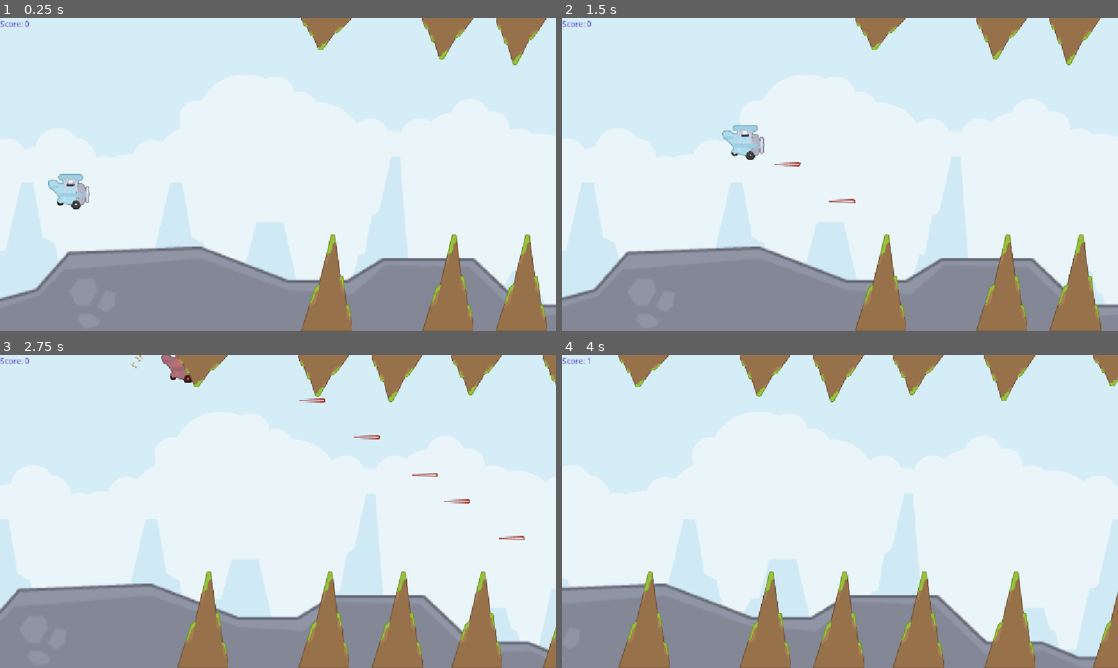
Above: before the commit, frames 1-4 (two rows, left to right).
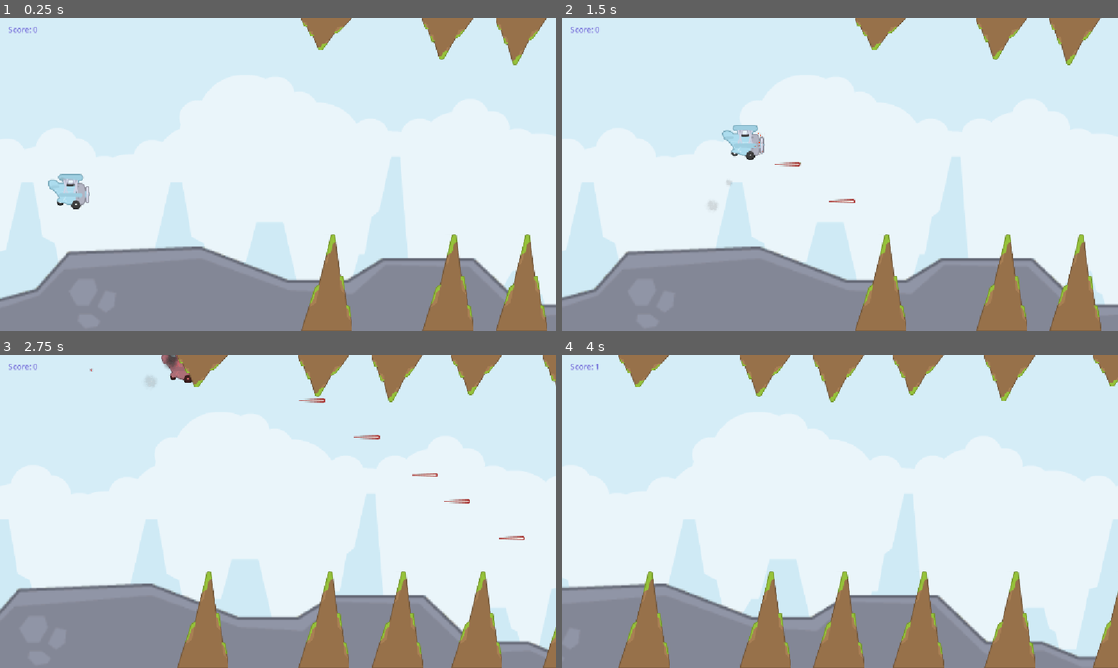
Above: after the commit, the same moments.

Repository: sabasayer/Flappy-Chopper
Game: Godot game, scene res://scenes/level-scene.tscn
Two runs of this game, one before a commit and one after it. Both use one fixed random seed, a clock stepped at 60 frames per second and the inputs below.
Inputs:
- Up to frame 1 (0.25 s): no input
- Up to frame 2 (1.5 s): tap Space (jump) at 0.6, 0.77, 1.07, 1.35 s
- Up to frame 3 (2.75 s): tap Space (jump) at 1.52, 1.82, 2.1 s
- Up to frame 4 (4 s): tap Space (jump) at 2.85, 3.02, 3.32, 3.6, 3.77 s

The runs differ from the first frame. In frame 1, 0.1% of the frame differs, in the area x 0-12%, y 0-52%; in frame 2, 0.2%; in frame 3, 0.3%, in the area x 0-33%, y 0-10%; in frame 4, 0.1%.

Commit message:
feat: animations

Diff:
--- a/scenes/bullet_scene.gd
+++ b/scenes/bullet_scene.gd
@@ -7,13 +7,20 @@
 
 func _physics_process(delta: float) -> void:
 	position.x += speed * delta
+	if _is_offscreen():
+		queue_free()
+
+
+func _is_offscreen() -> bool:
+	var camera := get_viewport().get_camera_2d()
+	if camera == null:
+		return false
+	var half_width := get_viewport().get_visible_rect().size.x / 2.0
+	var margin := 64.0
+	var right_edge := camera.get_screen_center_position().x + half_width + margin
+	return global_position.x > right_edge
 
 
 func _on_area_entered(area: Area2D) -> void:
 	HealthUtils.trigger_take_damege_on_health_component(area,self,damage)
-
 	queue_free()
-
-
-func _on_visible_on_screen_notifier_2d_screen_exited() -> void:
-	queue_free()
--- a/scenes/bullet_scene.tscn
+++ b/scenes/bullet_scene.tscn
@@ -20,10 +20,4 @@
 region_enabled = true
 region_rect = Rect2(858, 230, 9, 54)
 
-[node name="VisibleOnScreenNotifier2D" type="VisibleOnScreenNotifier2D" parent="." unique_id=1061055296]
-visible = false
-position = Vector2(-7, -1)
-rect = Rect2(-20, -5, 54, 13)
-
 [connection signal="area_entered" from="." to="." method="_on_area_entered"]
-[connection signal="screen_exited" from="VisibleOnScreenNotifier2D" to="." method="_on_visible_on_screen_notifier_2d_screen_exited"]
--- a/scenes/enemy-scene.tscn
+++ b/scenes/enemy-scene.tscn
@@ -3,6 +3,7 @@
 [ext_resource type="Script" uid="uid://dxywraejjnirw" path="res://scenes/enemy_scene.gd" id="1_1cvog"]
 [ext_resource type="Texture2D" uid="uid://knahiknjdmi2" path="res://assets/shooter_sheet.png" id="2_ll33l"]
 [ext_resource type="Script" uid="uid://ch7brteh48svk" path="res://scenes/health-component.gd" id="3_ycel5"]
+[ext_resource type="PackedScene" uid="uid://qkf2k7lx1ma0" path="res://scenes/hurt_spark_particles.tscn" id="4_ycel5"]
 
 [sub_resource type="CircleShape2D" id="CircleShape2D_pb3lf"]
 radius = 47.042534
@@ -46,6 +47,7 @@
 }
 
 [node name="Enemy" type="Node2D" unique_id=2084074567]
+scale = Vector2(0.8, 0.8)
 script = ExtResource("1_1cvog")
 
 [node name="VisualContainer" type="Area2D" parent="." unique_id=722797814]
@@ -61,11 +63,15 @@
 
 [node name="HealthComponent" type="Node" parent="VisualContainer" unique_id=1207080262]
 script = ExtResource("3_ycel5")
+max_health = 2
 metadata/_custom_type_script = "uid://ch7brteh48svk"
+
+[node name="HurtSparkParticles" parent="VisualContainer" unique_id=1722693723 instance=ExtResource("4_ycel5")]
 
 [node name="AnimationPlayer" type="AnimationPlayer" parent="." unique_id=536510657]
 libraries/ = SubResource("AnimationLibrary_pb3lf")
 autoplay = &"idle"
 
 [connection signal="body_entered" from="VisualContainer" to="." method="_on_visual_container_body_entered"]
+[connection signal="damaged" from="VisualContainer/HealthComponent" to="." method="_on_health_component_damaged"]
 [connection signal="died" from="VisualContainer/HealthComponent" to="." method="_on_health_component_died"]
--- a/scenes/enemy_scene.gd
+++ b/scenes/enemy_scene.gd
@@ -2,6 +2,8 @@
 
 @export var damage: int = 1
 @export var kill_score: int = 1
+@onready var hurt_spark_particles: HurtSparkParticle = $VisualContainer/HurtSparkParticles
+@onready var sprite_2d: Sprite2D = $VisualContainer/Sprite2D
 
 func _on_health_component_died() -> void:
 	GameManager.add_score(kill_score)
@@ -13,3 +15,18 @@
 
 func _on_visual_container_body_entered(body: Node2D) -> void:
 	HealthUtils.trigger_take_damege_on_health_component(body, self, damage)
+
+func flash_animation():
+	sprite_2d.modulate = Color.RED
+	var tween = get_tree().create_tween()
+	tween.tween_property(sprite_2d,"modulate",Color.WHITE,0.5).set_trans(Tween.TRANS_SINE)
+
+func squash_animation():
+	sprite_2d.scale = Vector2(0.9, 1)
+	var tween = get_tree().create_tween()
+	tween.tween_property(sprite_2d,"scale",Vector2.ONE,0.5).set_trans(Tween.TRANS_SINE)
+
+func _on_health_component_damaged(hit_info: HitInfo) -> void:
+	hurt_spark_particles.run_hurt_particles(hit_info)
+	flash_animation()
+	squash_animation()
--- /dev/null
+++ b/scenes/hurt_spark_particles.gd
@@ -0,0 +1,9 @@
+class_name HurtSparkParticle extends GPUParticles2D
+
+func run_hurt_particles(hit_info:HitInfo):
+	var particle_material = (process_material as ParticleProcessMaterial)
+	particle_material.direction = Vector3(hit_info.direction.x, hit_info.direction.y, 0)
+	const offset = 10
+	particle_material.emission_shape_offset = Vector3(hit_info.direction.x * offset, hit_info.direction.y * offset, 0)
+	restart()
+	emitting = true
--- /dev/null
+++ b/scenes/hurt_spark_particles.tscn
@@ -0,0 +1,27 @@
+[gd_scene format=3 uid="uid://qkf2k7lx1ma0"]
+
+[ext_resource type="Texture2D" uid="uid://dwssyttjx3egd" path="res://assets/star_08.png" id="1_kylcq"]
+[ext_resource type="Script" uid="uid://bdmjc776gx642" path="res://scenes/hurt_spark_particles.gd" id="2_duxjy"]
+
+[sub_resource type="ParticleProcessMaterial" id="ParticleProcessMaterial_tuyoq"]
+lifetime_randomness = 0.17
+particle_flag_disable_z = true
+emission_shape_offset = Vector3(-10, 0, 0)
+direction = Vector3(-1, 0, 0)
+spread = 45.986
+initial_velocity_min = 455.16998
+initial_velocity_max = 537.93
+gravity = Vector3(0, 98, 0)
+scale_min = 0.049999997
+scale_max = 0.049999997
+
+[node name="HurtSparkParticles" type="GPUParticles2D" unique_id=1722693723]
+modulate = Color(1, 0, 0, 1)
+emitting = false
+amount = 10
+texture = ExtResource("1_kylcq")
+lifetime = 0.3
+one_shot = true
+explosiveness = 1.0
+process_material = SubResource("ParticleProcessMaterial_tuyoq")
+script = ExtResource("2_duxjy")
--- a/scenes/player.gd
+++ b/scenes/player.gd
@@ -19,12 +19,16 @@
 @onready var bullet_spawn: Marker2D = $BulletSpawn
 @onready var collision_shape_2d: CollisionShape2D = $CollisionShape2D
 @onready var animated_sprite_2d: AnimatedSprite2D = $AnimatedSprite2D
-@onready var hurt_particles: GPUParticles2D = $HurtParticles
+@onready var hurt_spark_particles: HurtSparkParticle = $HurtSparkParticles
+@onready var hurt_smoke_particles: GPUParticles2D = $HurtSmokeParticles
+@onready var shoot_particles: GPUParticles2D = $BulletSpawn/ShootParticle
 
 var player_state:PLAYER_STATE = PLAYER_STATE.Idle
 
 func _ready() -> void:
 	assert(bullet_scene != null, "Bullet scene should be assigned")
+	var shoot_material := shoot_particles.process_material as ShaderMaterial
+	shoot_material.set_shader_parameter("particle_count", shoot_particles.amount)
 
 func _physics_process(delta: float) -> void:
 	# Add the gravity.
@@ -45,8 +49,14 @@
 
 	var bullet_instance := bullet_scene.instantiate() as Bullet
 	bullet_instance.speed = bullet_speed
+	get_tree().current_scene.add_child(bullet_instance)
 	bullet_instance.global_position = bullet_spawn.global_position
-	get_tree().current_scene.add_child(bullet_instance)
+	run_shoot_particles()
+	camera.shake(0.2)
+
+func run_shoot_particles() -> void:
+	shoot_particles.restart()
+	shoot_particles.emitting = true
 
 func get_size():
 	return (collision_shape_2d.shape as RectangleShape2D).size
@@ -67,10 +77,11 @@
 
 # use the hit info to set the particle material direction to opposite of the
 func run_hurt_particles(hit_info:HitInfo):
-	var particle_material = (hurt_particles.process_material as ParticleProcessMaterial)
-	particle_material.direction = Vector3(hit_info.direction.x, hit_info.direction.y, 0)
-	hurt_particles.restart()
-	hurt_particles.emitting = true
+	hurt_spark_particles.run_hurt_particles(hit_info)
+
+	await get_tree().create_timer(0.05).timeout
+	hurt_smoke_particles.restart()
+	hurt_smoke_particles.emitting = true
 
 
 func flash_animation():
--- a/scenes/player.tscn
+++ b/scenes/player.tscn
@@ -4,7 +4,11 @@
 [ext_resource type="Texture2D" uid="uid://blp2yyx8mt1jk" path="res://assets/planes.png" id="2_g2els"]
 [ext_resource type="PackedScene" uid="uid://c4rmcqahukd76" path="res://scenes/bullet_scene.tscn" id="2_qhqgy"]
 [ext_resource type="Script" uid="uid://ch7brteh48svk" path="res://scenes/health-component.gd" id="4_dqkch"]
-[ext_resource type="Texture2D" uid="uid://dwssyttjx3egd" path="res://assets/star_08.png" id="5_qlg0r"]
+[ext_resource type="Texture2D" uid="uid://wil41ife5wlm" path="res://assets/smoke_01.png" id="6_tuyoq"]
+[ext_resource type="Texture2D" uid="uid://ct7slprq1libr" path="res://assets/spark_05.png" id="7_fjrip"]
+[ext_resource type="PackedScene" uid="uid://qkf2k7lx1ma0" path="res://scenes/hurt_spark_particles.tscn" id="7_smehm"]
+[ext_resource type="Shader" uid="uid://d4kg7gfcfeqyt" path="res://scenes/shoot_particle.gdshader" id="8_shoot"]
+[ext_resource type="Script" uid="uid://bdmjc776gx642" path="res://scenes/hurt_spark_particles.gd" id="8_ur7pv"]
 
 [sub_resource type="RectangleShape2D" id="RectangleShape2D_3vyb7"]
 size = Vector2(84, 66)
@@ -31,16 +35,56 @@
 "speed": 9.0
 }]
 
-[sub_resource type="ParticleProcessMaterial" id="ParticleProcessMaterial_tuyoq"]
-lifetime_randomness = 0.17
+[sub_resource type="ShaderMaterial" id="ShaderMaterial_shoot"]
+shader = ExtResource("8_shoot")
+shader_parameter/fan_half_angle_deg = 45.0
+shader_parameter/speed = 74.0
+shader_parameter/spawn_half_height = 6.0
+shader_parameter/particle_scale = 0.034000001615
+shader_parameter/particle_count = 4
+shader_parameter/spawn_jitter = 2.5
+shader_parameter/angle_jitter_deg = 14.0
+shader_parameter/speed_jitter = 0.3
+shader_parameter/scale_jitter = 0.25
+
+[sub_resource type="Curve" id="Curve_fjrip"]
+_data = [Vector2(0, 0), 0.0, 0.0, 0, 0, Vector2(1, 1), 0.0, 0.0, 0, 0]
+point_count = 2
+
+[sub_resource type="CurveTexture" id="CurveTexture_smehm"]
+curve = SubResource("Curve_fjrip")
+
+[sub_resource type="ParticleProcessMaterial" id="ParticleProcessMaterial_ur7pv"]
+particle_flag_disable_z = true
+angle_min = 1.0728835e-05
+angle_max = 360.00003
+spread = 180.0
+initial_velocity_min = 58.629997
+initial_velocity_max = 72.42
+gravity = Vector3(0, 0, 0)
+linear_accel_min = 13.0999975
+linear_accel_max = 13.0999975
+scale_min = 0.049999997
+scale_max = 0.099999994
+scale_curve = SubResource("CurveTexture_smehm")
+
+[sub_resource type="Curve" id="Curve_smehm"]
+_data = [Vector2(0, 0), 0.0, 0.0, 0, 0, Vector2(1, 1), 0.0, 0.0, 0, 0]
+point_count = 2
+
+[sub_resource type="CurveTexture" id="CurveTexture_ur7pv"]
+curve = SubResource("Curve_smehm")
+
+[sub_resource type="ParticleProcessMaterial" id="ParticleProcessMaterial_smehm"]
 particle_flag_disable_z = true
 direction = Vector3(-1, 0, 0)
-spread = 45.986
-initial_velocity_min = 151.72
-initial_velocity_max = 234.48
-gravity = Vector3(0, 98, 0)
-scale_min = 0.02
-scale_max = 0.04
+spread = 30.0
+initial_velocity_min = 1.0
+initial_velocity_max = 5.0
+gravity = Vector3(0, 0, 0)
+scale_min = 0.07
+scale_max = 0.099999994
+scale_curve = SubResource("CurveTexture_ur7pv")
 
 [node name="Player" type="CharacterBody2D" unique_id=816501898 groups=["player"]]
 collision_mask = 3
@@ -61,8 +105,19 @@
 metadata/_edit_lock_ = true
 
 [node name="BulletSpawn" type="Marker2D" parent="." unique_id=1520343583]
-visible = false
 position = Vector2(48, 0)
+
+[node name="ShootParticle" type="GPUParticles2D" parent="BulletSpawn" unique_id=1045108068]
+modulate = Color(0.9640575, 0.2748526, 0.11431668, 1)
+position = Vector2(0, 3)
+emitting = false
+amount = 4
+texture = ExtResource("7_fjrip")
+lifetime = 0.09999999999999999
+one_shot = true
+explosiveness = 1.0
+local_coords = true
+process_material = SubResource("ShaderMaterial_shoot")
 
 [node name="HealthComponent" type="Node" parent="." unique_id=1226408465]
 script = ExtResource("4_dqkch")
@@ -71,16 +126,25 @@
 
 [node name="AnimationPlayer" type="AnimationPlayer" parent="." unique_id=84006788]
 
-[node name="HurtParticles" type="GPUParticles2D" parent="." unique_id=1385074191]
-modulate = Color(1, 0.5372549, 0.043137256, 1)
+[node name="HurtSparkParticles" parent="." unique_id=1722693723 instance=ExtResource("7_smehm")]
 position = Vector2(-2, 0)
+script = ExtResource("8_ur7pv")
+
+[node name="HurtSmokeParticles" type="GPUParticles2D" parent="." unique_id=45715551]
+modulate = Color(0.427493, 0.42749307, 0.42749307, 1)
 emitting = false
-amount = 20
-texture = ExtResource("5_qlg0r")
-lifetime = 0.3
+texture = ExtResource("6_tuyoq")
+lifetime = 0.2
 one_shot = true
-explosiveness = 1.0
-process_material = SubResource("ParticleProcessMaterial_tuyoq")
+process_material = SubResource("ParticleProcessMaterial_ur7pv")
+
+[node name="IdleSmokeParticles" type="GPUParticles2D" parent="." unique_id=1637410080]
+modulate = Color(0.92941177, 0.92941177, 0.92941177, 0.61960787)
+position = Vector2(30, 3)
+amount = 3
+texture = ExtResource("6_tuyoq")
+lifetime = 0.6
+process_material = SubResource("ParticleProcessMaterial_smehm")
 
 [connection signal="damaged" from="HealthComponent" to="." method="_on_health_component_damaged"]
 [connection signal="died" from="HealthComponent" to="." method="_on_health_component_died"]
--- a/scenes/score_ui.tscn
+++ b/scenes/score_ui.tscn
@@ -10,7 +10,9 @@
 script = ExtResource("1_hoy1o")
 
 [node name="ScoreLabel" type="Label" parent="." unique_id=1243324824]
-offset_right = 40.0
-offset_bottom = 23.0
+offset_left = 17.0
+offset_top = 12.0
+offset_right = 109.0
+offset_bottom = 35.0
 text = "Placeholder"
 label_settings = SubResource("LabelSettings_8tfrv")
--- /dev/null
+++ b/scenes/shoot_particle.gdshader
@@ -0,0 +1,47 @@
+shader_type particles;
+
+uniform float fan_half_angle_deg : hint_range(0.0, 90.0, 0.1) = 45.0;
+uniform float speed : hint_range(0.0, 1000.0, 1.0) = 200.0;
+uniform float spawn_half_height : hint_range(0.0, 64.0, 0.5) = 6.0;
+uniform float particle_scale : hint_range(0.0, 1.0, 0.001) = 0.055;
+uniform int particle_count : hint_range(1, 32) = 4;
+uniform float spawn_jitter : hint_range(0.0, 32.0, 0.1) = 2.5;
+uniform float angle_jitter_deg : hint_range(0.0, 45.0, 0.1) = 14.0;
+uniform float speed_jitter : hint_range(0.0, 1.0, 0.01) = 0.3;
+uniform float scale_jitter : hint_range(0.0, 1.0, 0.01) = 0.25;
+
+float rand_from_seed(inout uint seed) {
+	seed = (seed << 13u) ^ (seed >> 19u) ^ (seed << 5u);
+	return fract(float(seed) / 4294967295.0);
+}
+
+void start() {
+	uint seed = INDEX ^ (NUMBER * 7919u) ^ RANDOM_SEED;
+
+	float denom = max(float(particle_count) - 1.0, 1.0);
+	float t = (float(INDEX) / denom) * 2.0 - 1.0;
+	float emit_y = t * spawn_half_height + (rand_from_seed(seed) - 0.5) * spawn_jitter * 2.0;
+
+	float spread_rad = fan_half_angle_deg * (PI / 180.0);
+	float angle_jitter_rad = angle_jitter_deg * (PI / 180.0);
+	float move_angle = PI - t * spread_rad + (rand_from_seed(seed) - 0.5) * angle_jitter_rad * 2.0;
+	vec2 dir = vec2(cos(move_angle), sin(move_angle));
+
+	float particle_speed = speed * (1.0 + (rand_from_seed(seed) - 0.5) * speed_jitter * 2.0);
+	VELOCITY = vec3(dir * particle_speed, 0.0);
+
+	float scale = particle_scale * (1.0 + (rand_from_seed(seed) - 0.5) * scale_jitter * 2.0);
+	float rot = move_angle + PI * 0.5;
+	mat2 basis = mat2(vec2(cos(rot), sin(rot)), vec2(-sin(rot), cos(rot))) * scale;
+
+	TRANSFORM = mat4(1.0);
+	TRANSFORM[0] = vec4(basis[0], 0.0, 0.0);
+	TRANSFORM[1] = vec4(basis[1], 0.0, 0.0);
+	TRANSFORM[3] = vec4(0.0, emit_y, 0.0, 1.0);
+
+	COLOR = vec4(1.0);
+}
+
+void process() {
+	TRANSFORM[3].xyz += VELOCITY * DELTA;
+}
Binary file added: assets/smoke_01.png
Not shown, added: assets/smoke_01.png.import
Binary file added: assets/smoke_03.png
Not shown, added: assets/smoke_03.png.import
Binary file added: assets/spark_05.png
Not shown, added: assets/spark_05.png.import
Not shown, added: scenes/hurt_spark_particles.gd.uid
Not shown, added: scenes/shoot_particle.gdshader.uid
